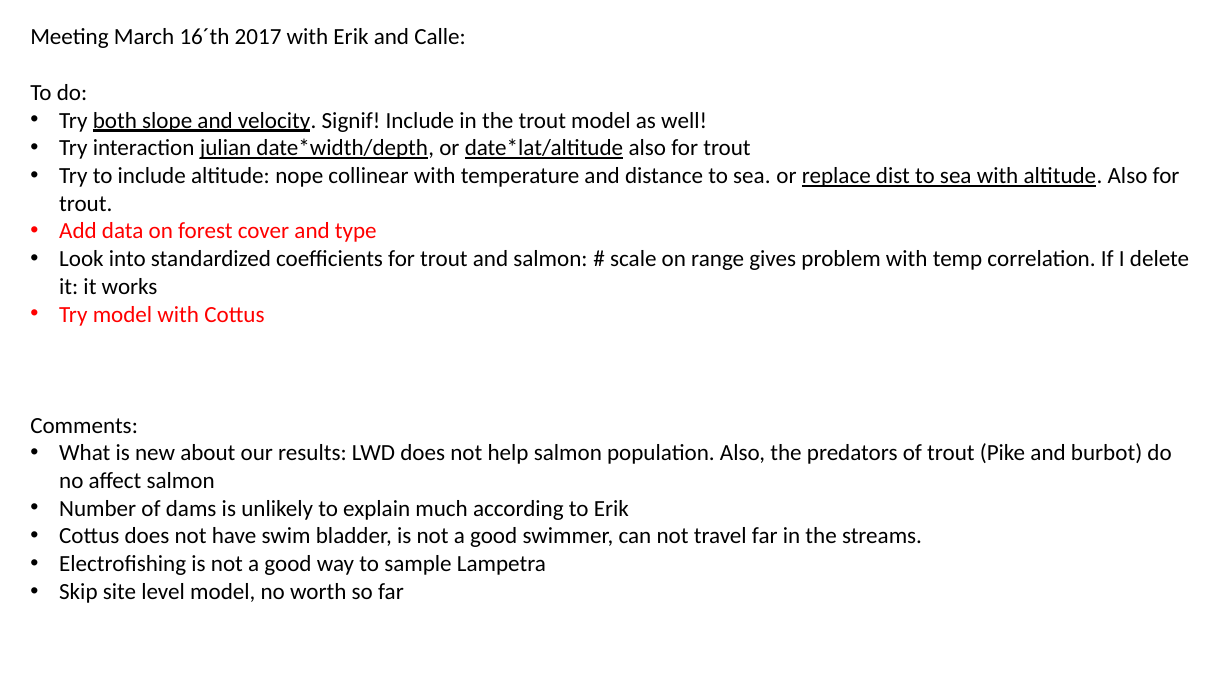
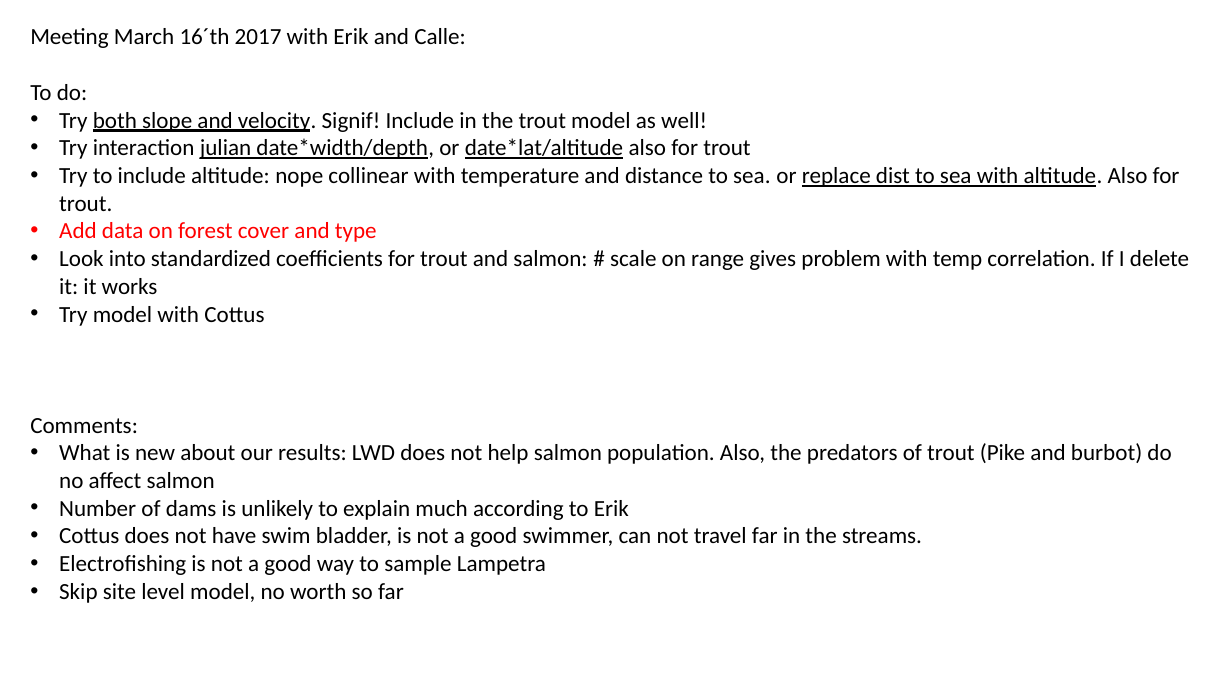
Before and after one commit to SerenaDonadi/Dod-ved, a slide deck: slide 25 of Electrofish data/LWD_analyses.pptx (slide 24 before the commit). Drawn at 1232x693 pixels with LibreOffice and Linux fonts; fonts in the diff are those of the drawing. Boxes give left, top, right and bottom in pixels: in the first picture for what was removed or moved away, otherwise in the second. Text is boxed around its words. In the diff, an @@ line names an element or a change of style, - is before the commit and + after.

```diff
--- a/Electrofish data/LWD_analyses.pptx
+++ b/Electrofish data/LWD_analyses.pptx
@@ text at (x1=59, y1=306, x2=264, y2=326): text colour #FF0000 to #000000 in "Try model with Cottus" @@
```
Also in this commit, not shown: 7 other slides changed, 1 slide added, 1 slide removed, 2 other files.
